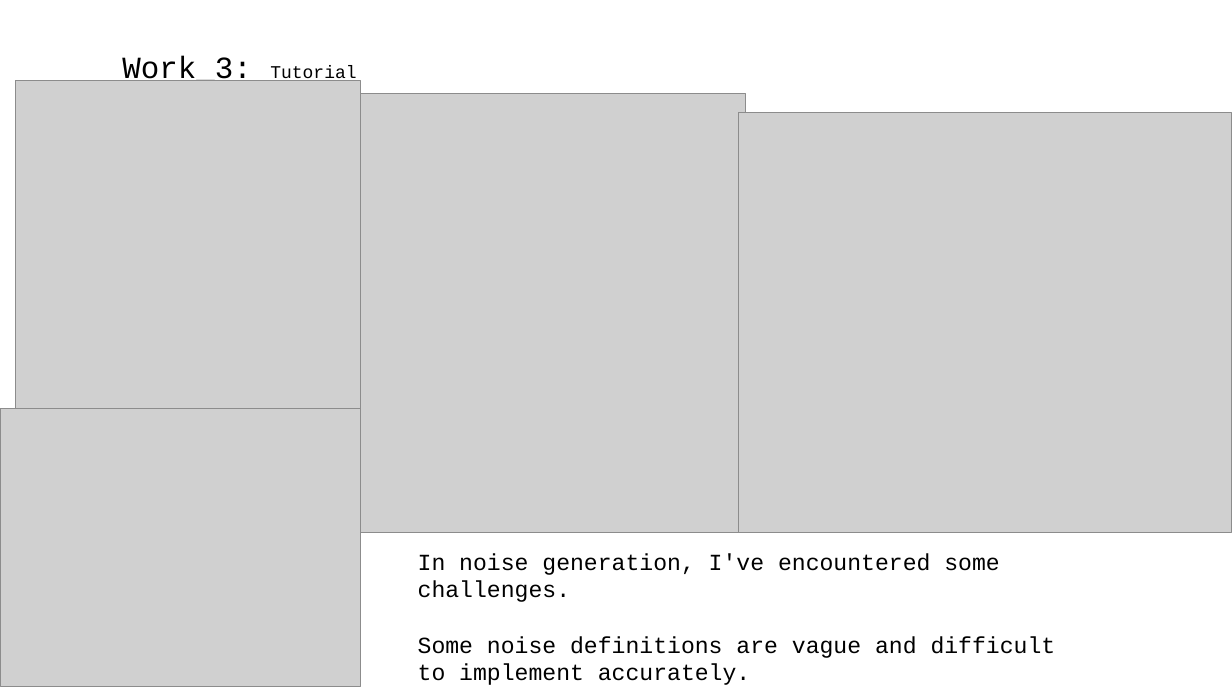
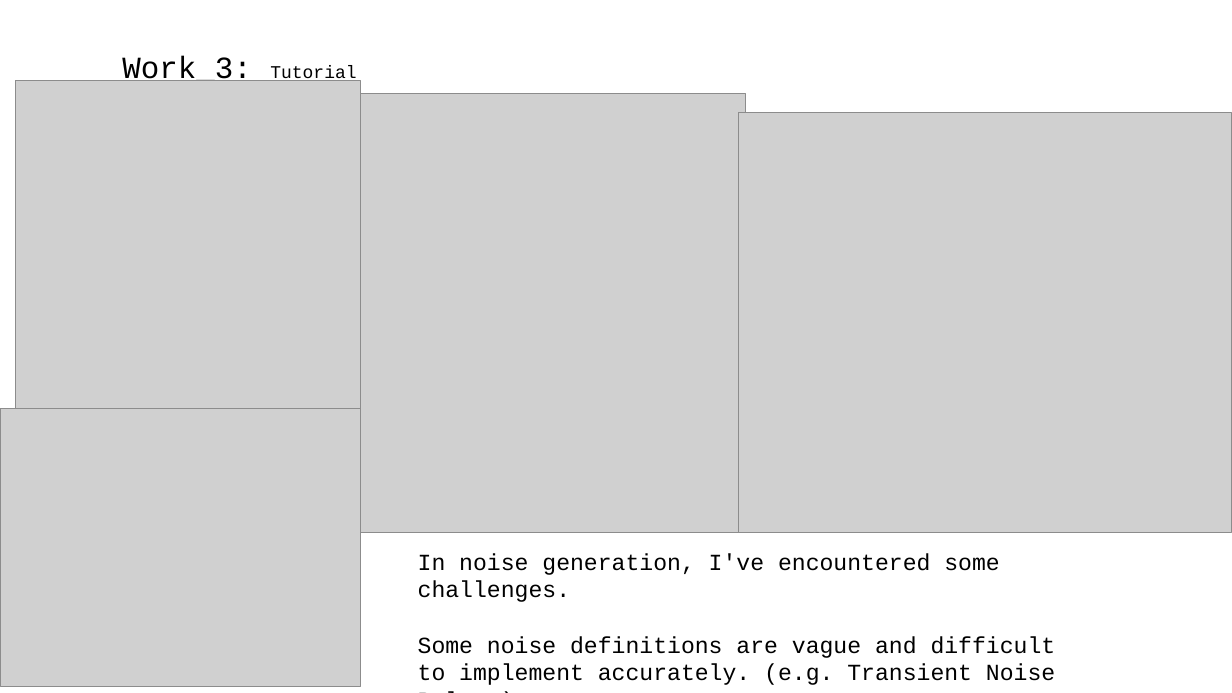
Before and after one commit to A-Big-Tortoise/Presentation, a slide deck: slide 13 of Presentation_821_JiayuChen.pptx. Drawn at 1232x693 pixels with LibreOffice and Linux fonts; fonts in the diff are those of the drawing; grey boxes stand for pictures. Boxes give left, top, right and bottom in pixels: in the first picture for what was removed or moved away, otherwise in the second. Text is boxed around its words. In the diff, an @@ line names an element or a change of style, - is before the commit and + after.

```diff
--- a/Presentation_821_JiayuChen.pptx
+++ b/Presentation_821_JiayuChen.pptx
@@ text at box(418, 636, 1056, 685): text changed @@
-Some noise definitions are vague and difficult to implement accurately.
+Some noise definitions are vague and difficult to implement accurately. (e.g. Transient Noise Pulses)
```
Also in this commit, not shown: 7 other slides changed.
